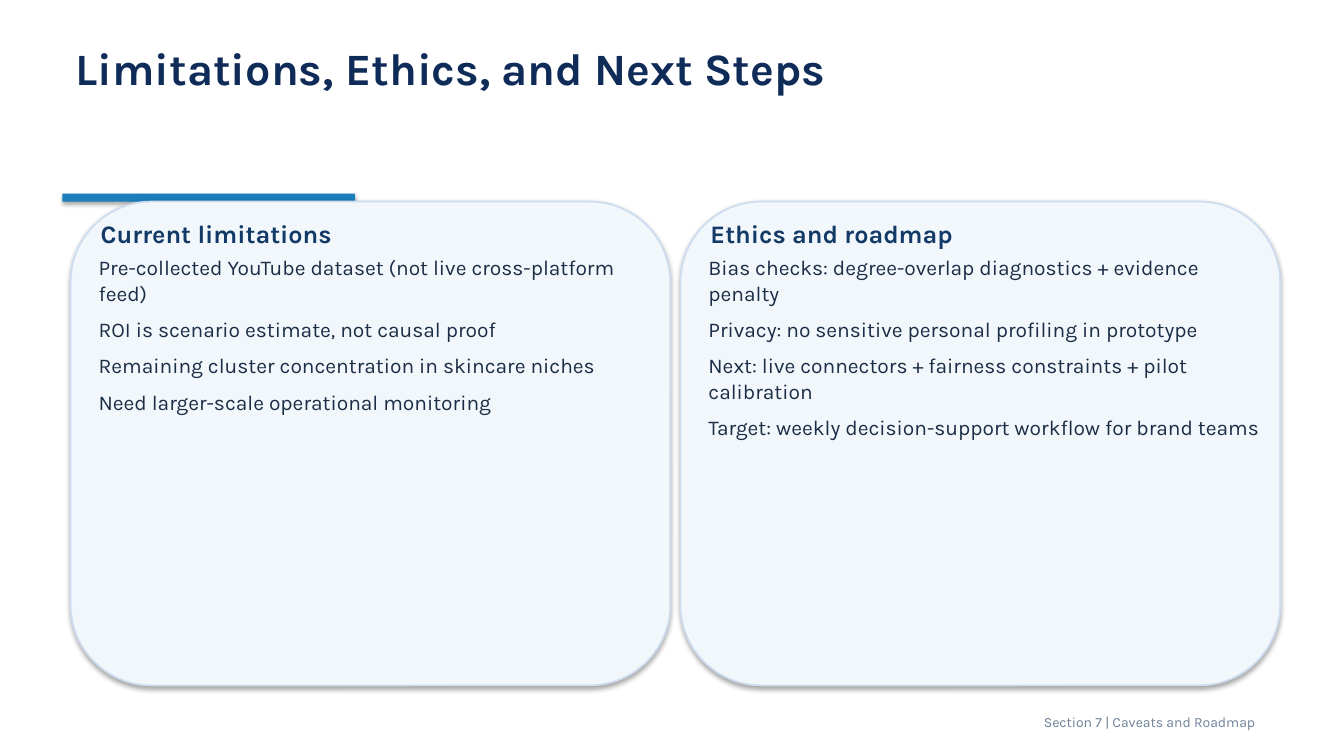
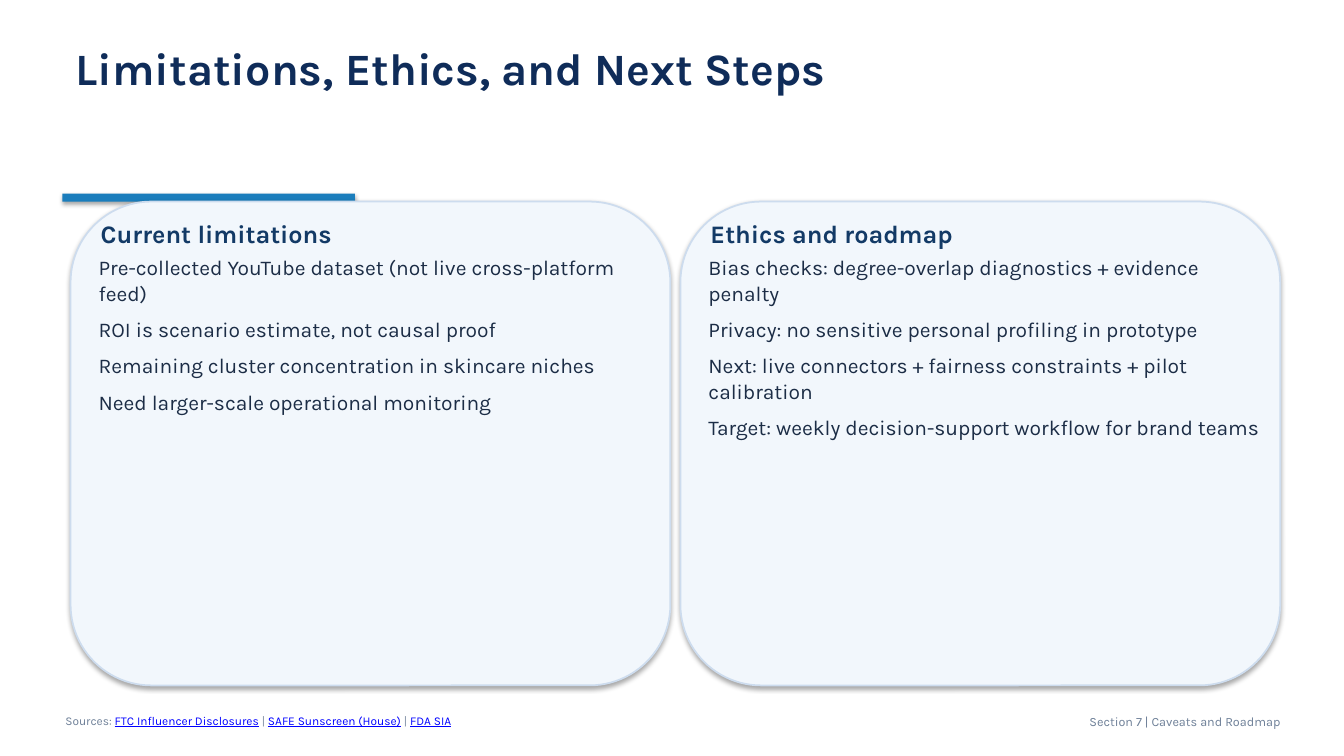
Before and after one commit to AliceEom/AI_MCN, a slide deck: slide 13 of slides/AI_MCN_Final_Presentation_EN.pptx. Drawn at 1344x756 pixels with LibreOffice and Linux fonts; fonts in the diff are those of the drawing. Boxes give left, top, right and bottom in pixels: in the first picture for what was removed or moved away, otherwise in the second. Text is boxed around its words. In the diff, an @@ line names an element or a change of style, - is before the commit and + after.

Commit message:
Expand research references and add per-slide source links

```diff
--- a/slides/AI_MCN_Final_Presentation_EN.pptx
+++ b/slides/AI_MCN_Final_Presentation_EN.pptx
@@ text added at <box>65,716,451,727</box>, 8.5 pt, text #0000FF, underline @@
+Sources: FTC Influencer Disclosures | SAFE Sunscreen (House) | FDA SIA
@@ text "Section 7 | Caveats and ...": place and size @@
-text "Section 7 | Caveats and ..." at <box>1044,717,1255,730</box>
+text "Section 7 | Caveats and ..." at <box>1089,717,1280,729</box>
@@ text "Section 7 | Caveats and ..." at <box>1089,717,1280,729</box>: size 10 to 9 pt @@
```
Also in this commit, not shown: 14 other slides changed, 2 other files.
